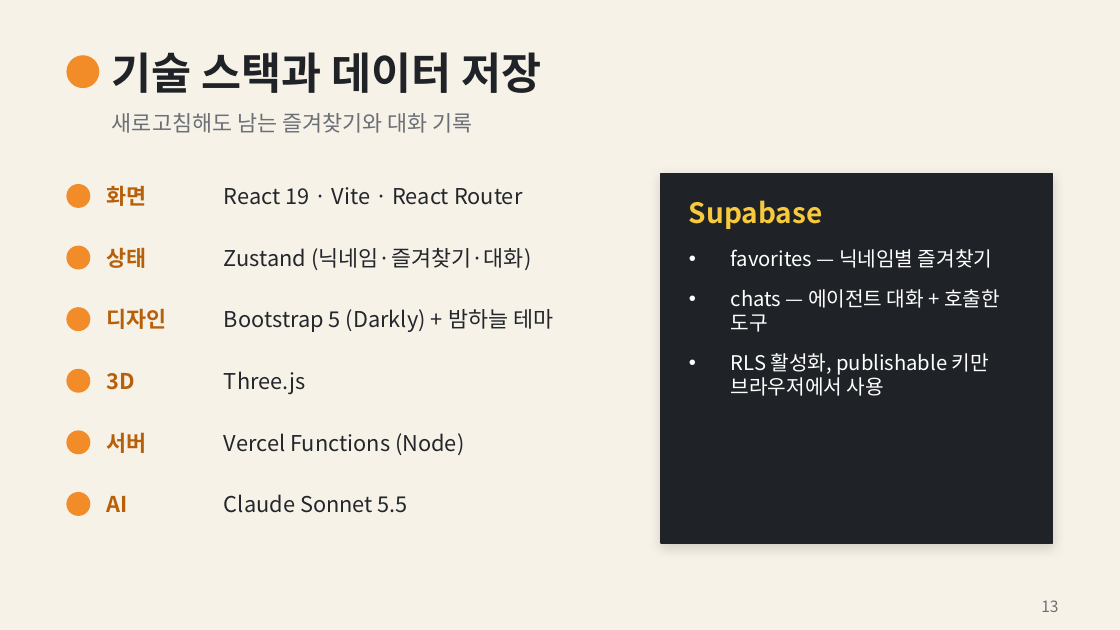
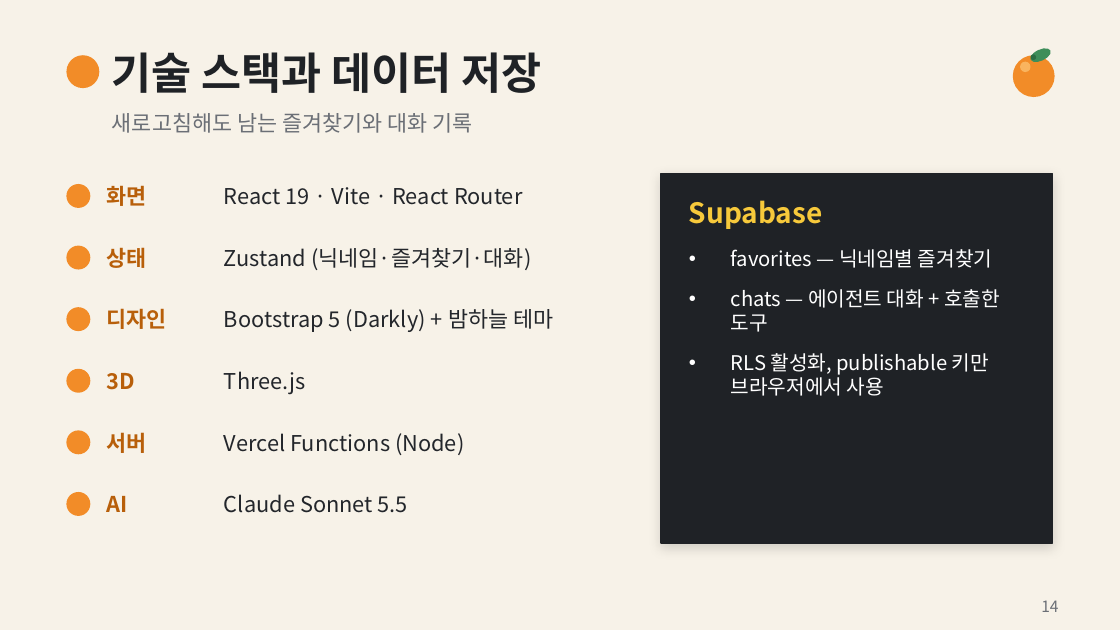
Before and after one commit to knh1992826-source/study2, a slide deck: slide 14 of docs/김예현_발표자료.pptx (slide 13 before the commit). Drawn at 1120x630 pixels with LibreOffice and Linux fonts; fonts in the diff are those of the drawing. Boxes give left, top, right and bottom in pixels: in the first picture for what was removed or moved away, otherwise in the second. Text is boxed around its words. In the diff, an @@ line names an element or a change of style, - is before the commit and + after.

```diff
--- a/docs/김예현_발표자료.pptx
+++ b/docs/김예현_발표자료.pptx
@@ ellipse added at box(1014, 56, 1054, 96), fill #F28C28, outline #F28C28 1 pt @@
@@ ellipse added at box(1029, 47, 1052, 64), fill #3E8E5A, outline #3E8E5A 1 pt @@
@@ ellipse added at box(1032, 55, 1036, 59), fill #2C6E44, outline #2C6E44 1 pt @@
@@ ellipse added at box(1020, 63, 1029, 72), fill #F9B45F, outline #F9B45F 1 pt @@
@@ page number at box(1041, 600, 1058, 612): text changed @@
-13
+14
```
Also in this commit, not shown: 14 other slides changed, 1 slide added.
